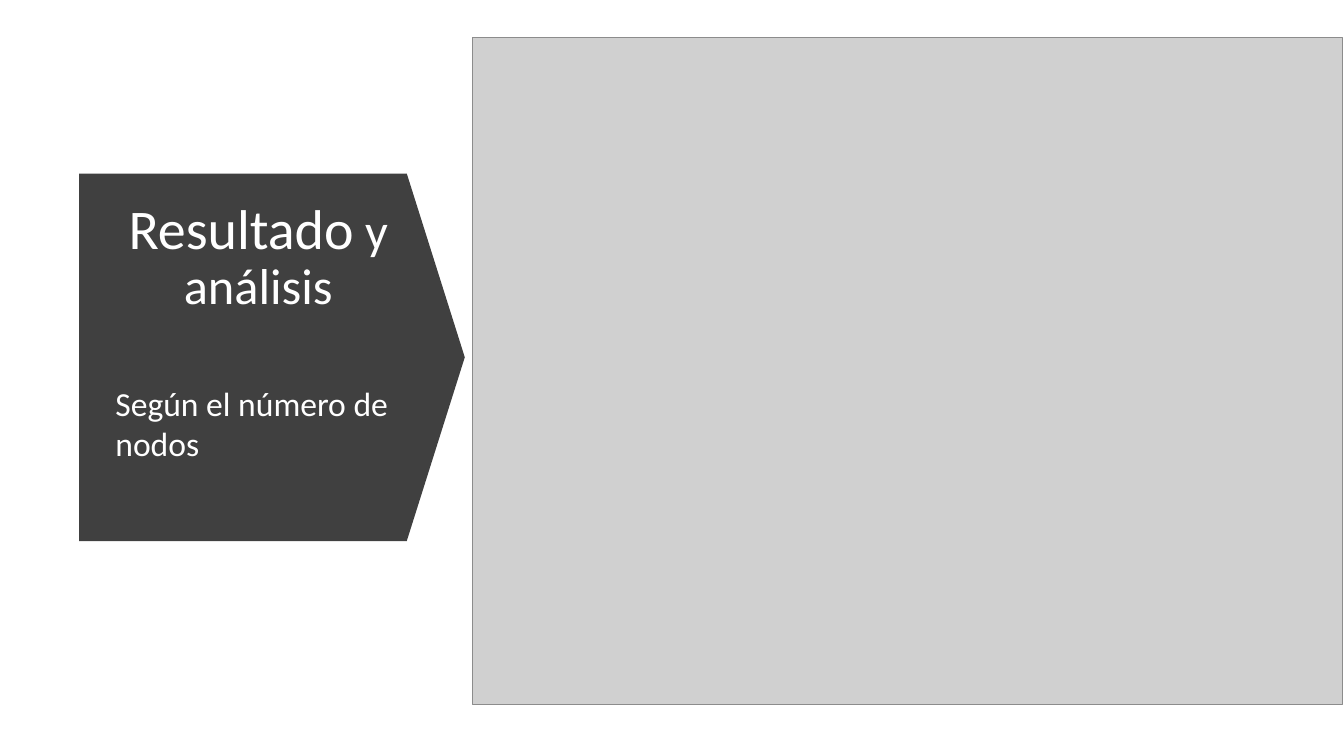
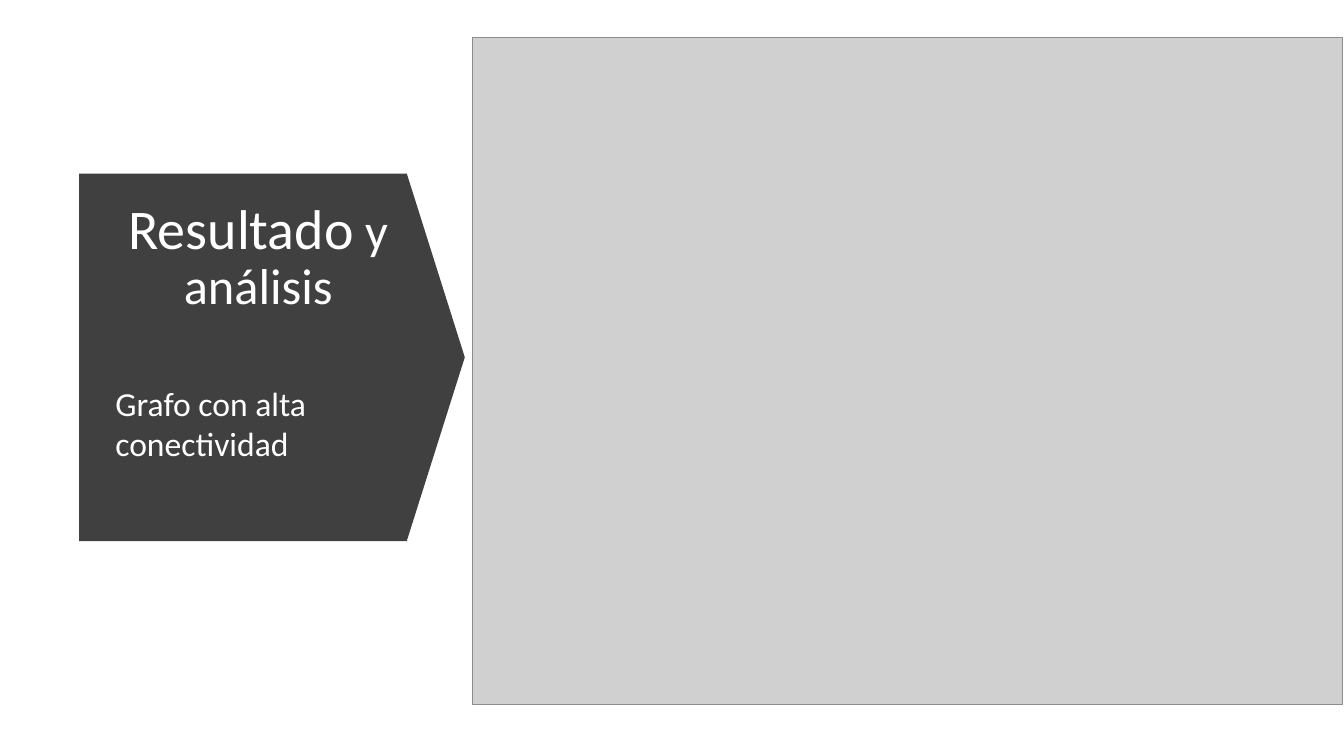
Before and after one commit to jtvigneaux/proyecto-1-criptomonedas, a slide deck: slide 30 of Presentación/Presentación.pptx (slide 11 before the commit). Drawn at 1344x756 pixels with LibreOffice and Linux fonts; fonts in the diff are those of the drawing; grey boxes stand for pictures. Boxes give left, top, right and bottom in pixels: in the first picture for what was removed or moved away, otherwise in the second. Text is boxed around its words. In the diff, an @@ line names an element or a change of style, - is before the commit and + after.

```diff
--- a/Presentación/Presentación.pptx
+++ b/Presentación/Presentación.pptx
@@ text at (x1=115, y1=392, x2=306, y2=457): text changed @@
-Según el número de nodos
+Grafo con alta conectividad
```
Also in this commit, not shown: 20 slides added, 2 other files.
